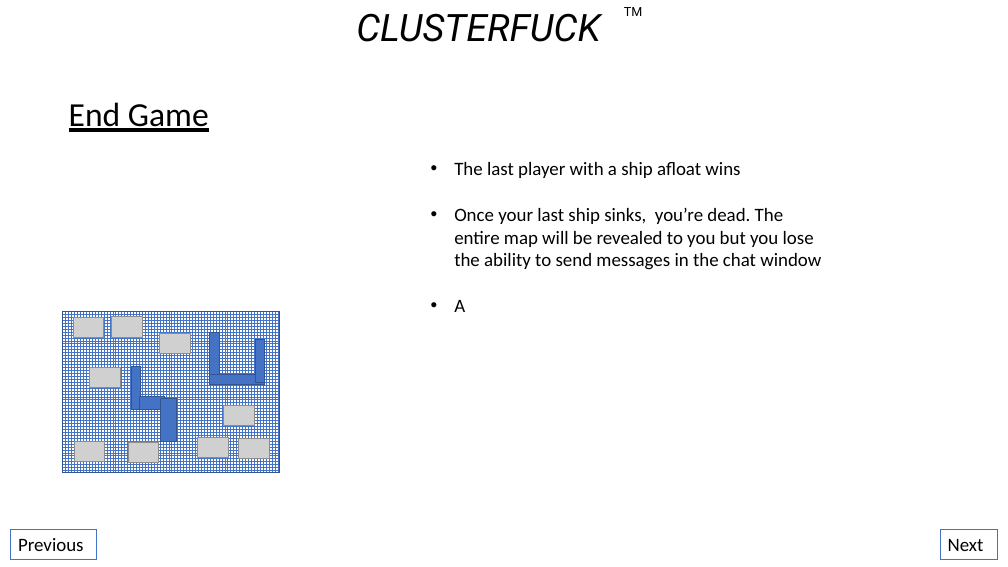
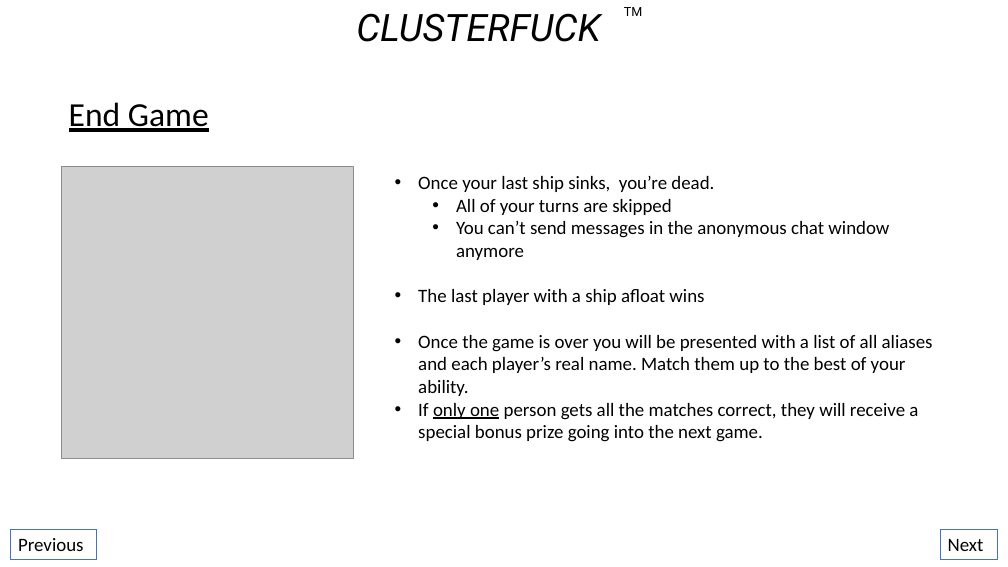
Before and after one commit to GeoffSpielman/BattleBlobs, a slide deck: slide 9 of Not_Code/Ideas.pptx (slide 8 before the commit). Drawn at 1008x567 pixels with LibreOffice and Linux fonts; fonts in the diff are those of the drawing; grey boxes stand for pictures. Boxes give left, top, right and bottom in pixels: in the first picture for what was removed or moved away, otherwise in the second. Text is boxed around its words. In the diff, an @@ line names an element or a change of style, - is before the commit and + after.

```diff
--- a/Not_Code/Ideas.pptx
+++ b/Not_Code/Ideas.pptx
@@ picture added at box(61, 167, 353, 459) @@
@@ text "Once your last ship sinks, ...": place and size @@
-text "Once your last ship sinks, ..." at box(454, 162, 821, 312)
+text "Once your last ship sinks, ..." at box(418, 176, 933, 442)
@@ text at box(418, 176, 889, 260): paragraphs added @@
+• Once your last ship sinks, you’re dead.
+  • All of your turns are skipped
+  • You can’t send messages in the anonymous chat window anymore
@@ rectangle removed at box(63, 312, 280, 473) @@
@@ group removed at box(132, 332, 265, 442): 6 rectangles @@
@@ text at box(418, 335, 933, 442): text changed @@
-• Once your last ship sinks, you’re dead. The entire map will be revealed to you but you lose the ability to send messages in the chat window
-• A
+• Once the game is over you will be presented with a list of all aliases and each player’s real name. Match them up to the best of your ability.
+• If only one person gets all the matches correct, they will receive a special bonus prize going into the next game.
@@ group removed at box(73, 317, 269, 463): 9 pictures @@
```
Also in this commit, not shown: 5 other slides changed, 3 slides added, 11 other files.
